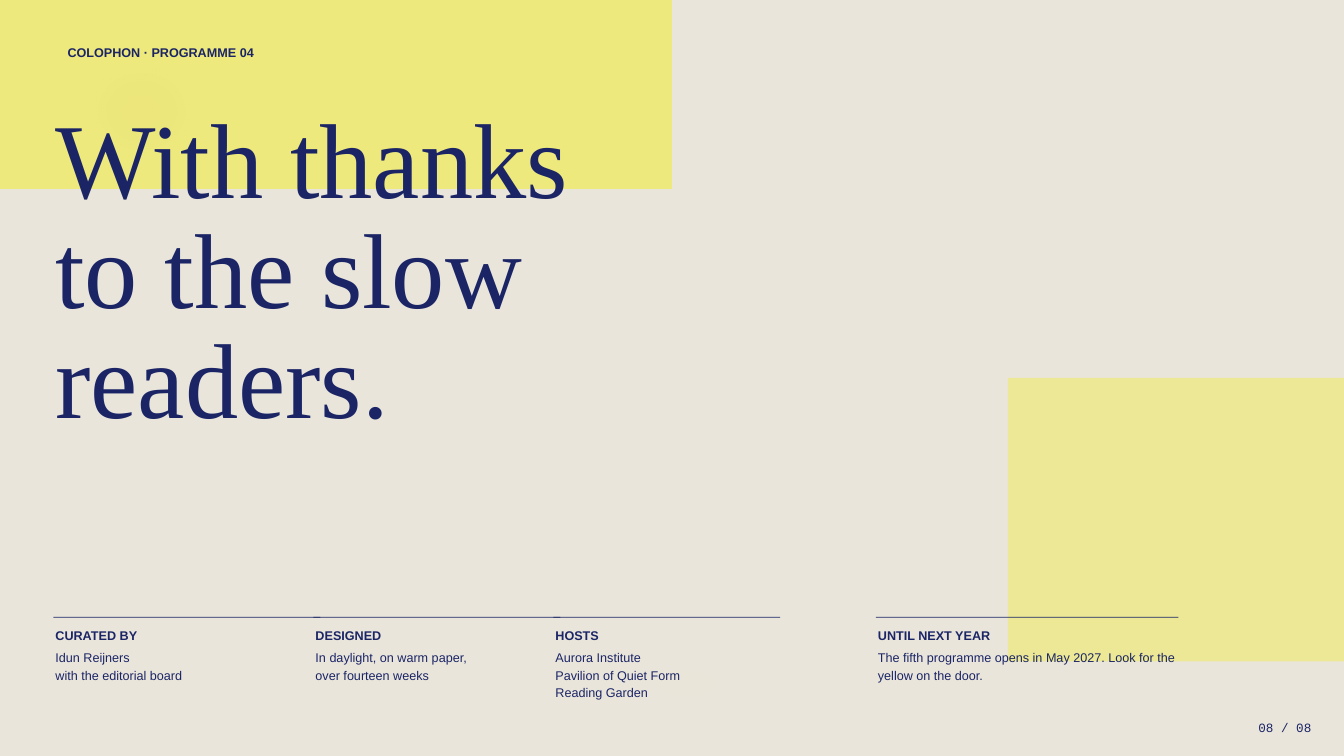
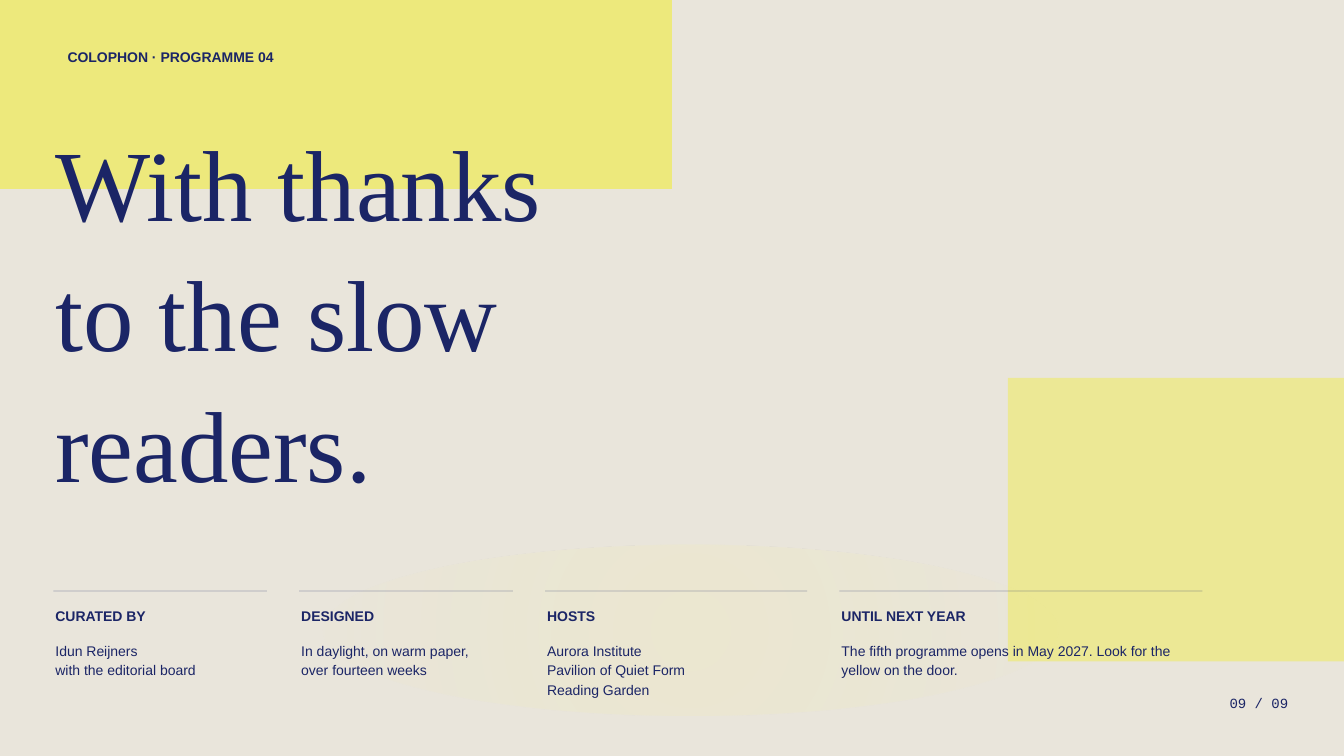
Before and after one commit to hustcer/pptx-nova, a slide deck: slide 9 of pptx-nova/assets/examples/biennale-yellow/deck.pptx (slide 8 before the commit). Drawn at 1344x756 pixels with LibreOffice and Linux fonts; fonts in the diff are those of the drawing. Boxes give left, top, right and bottom in pixels: in the first picture for what was removed or moved away, otherwise in the second. Text is boxed around its words. In the diff, an @@ line names an element or a change of style, - is before the commit and + after.

Commit message:
refactor(deckkit): replace legacy Biennale renderer with v2 contracts
- Route all nine Biennale page types through registered layouts and complete design plans.
- Replace ambiguous data bars and text calendars with native charts and tables; document input migration.
- Retire unused legacy slot APIs and schema fields; select the primary showcase explicitly.
- Refresh schemas, discovery, examples and reviewed baselines; register 2.0.0 as candidate.
- Validate 35 canonical pages, six PowerPoint save/reopen round trips, 22 shared benchmarks and 472 tests (38 skipped).

```diff
--- a/pptx-nova/assets/examples/biennale-yellow/deck.pptx
+++ b/pptx-nova/assets/examples/biennale-yellow/deck.pptx
@@ ellipse removed at bbox=[20, 30, 262, 192] @@
@@ size 9 to 10 pt; line spacing 1 to 1.18 in 5 elements at bbox=[547, 611, 595, 621], bbox=[841, 611, 966, 621], bbox=[301, 611, 374, 621], bbox=[55, 611, 145, 621], bbox=[68, 52, 274, 62] @@
@@ text "With thanks" at bbox=[55, 151, 541, 484]: size 76 to 72 pt; line spacing 0.86 to 1.08 @@
@@ ellipse: place and size @@
-ellipse at bbox=[318, 610, 1054, 756]
+ellipse at bbox=[323, 544, 1059, 716]
@@ ellipse at bbox=[323, 544, 1059, 716]: fill #F8F39B at 16% opacity to gradient #F8F39B @@
@@ fill #1B2566 to #1B2566 at 35% opacity in 4 elements at bbox=[545, 591, 808, 592], bbox=[840, 591, 1203, 592], bbox=[299, 591, 513, 592], bbox=[53, 591, 267, 592] @@
@@ rectangle: place and size @@
-rectangle at bbox=[53, 617, 321, 618]
+rectangle at bbox=[53, 591, 267, 592]
@@ rectangle: place and size @@
-rectangle at bbox=[314, 617, 561, 618]
+rectangle at bbox=[299, 591, 513, 592]
@@ rectangle: place and size @@
-rectangle at bbox=[554, 617, 780, 618]
+rectangle at bbox=[545, 591, 808, 592]
@@ rectangle: place and size @@
-rectangle at bbox=[876, 617, 1179, 618]
+rectangle at bbox=[840, 591, 1203, 592]
@@ text "CURATED BY": place and size @@
-text "CURATED BY" at bbox=[55, 631, 138, 640]
+text "CURATED BY" at bbox=[55, 611, 145, 621]
@@ text "DESIGNED": place and size @@
-text "DESIGNED" at bbox=[315, 631, 381, 640]
+text "DESIGNED" at bbox=[301, 611, 374, 621]
@@ text "HOSTS": place and size @@
-text "HOSTS" at bbox=[555, 631, 598, 640]
+text "HOSTS" at bbox=[547, 611, 595, 621]
@@ text "UNTIL NEXT YEAR": place and size @@
-text "UNTIL NEXT YEAR" at bbox=[878, 631, 990, 640]
+text "UNTIL NEXT YEAR" at bbox=[841, 611, 966, 621]
@@ size 9 to 10 pt; line spacing 1.15 to 1.18 in 4 elements at bbox=[547, 646, 686, 698], bbox=[841, 644, 1170, 678], bbox=[301, 646, 469, 675], bbox=[55, 646, 196, 675] @@
@@ text "Idun Reijners": place and size @@
-text "Idun Reijners" at bbox=[55, 653, 182, 680]
+text "Idun Reijners" at bbox=[55, 646, 196, 675]
@@ text "In daylight, on warm paper,": place and size @@
-text "In daylight, on warm paper," at bbox=[315, 653, 467, 680]
+text "In daylight, on warm paper," at bbox=[301, 646, 469, 675]
@@ text "Aurora Institute": place and size @@
-text "Aurora Institute" at bbox=[555, 653, 680, 700]
+text "Aurora Institute" at bbox=[547, 646, 686, 698]
@@ text "The fifth programme opens in ...": place and size @@
-text "The fifth programme opens in ..." at bbox=[878, 652, 1175, 683]
+text "The fifth programme opens in ..." at bbox=[841, 644, 1170, 678]
@@ text added at bbox=[1230, 698, 1288, 708], 10 pt, text #1B2566 @@
+09 / 09
@@ text removed at bbox=[1258, 723, 1311, 732] @@
-08 / 08
```
Also in this commit, not shown: 7 other slides changed, 1 slide added, 46 other files.
